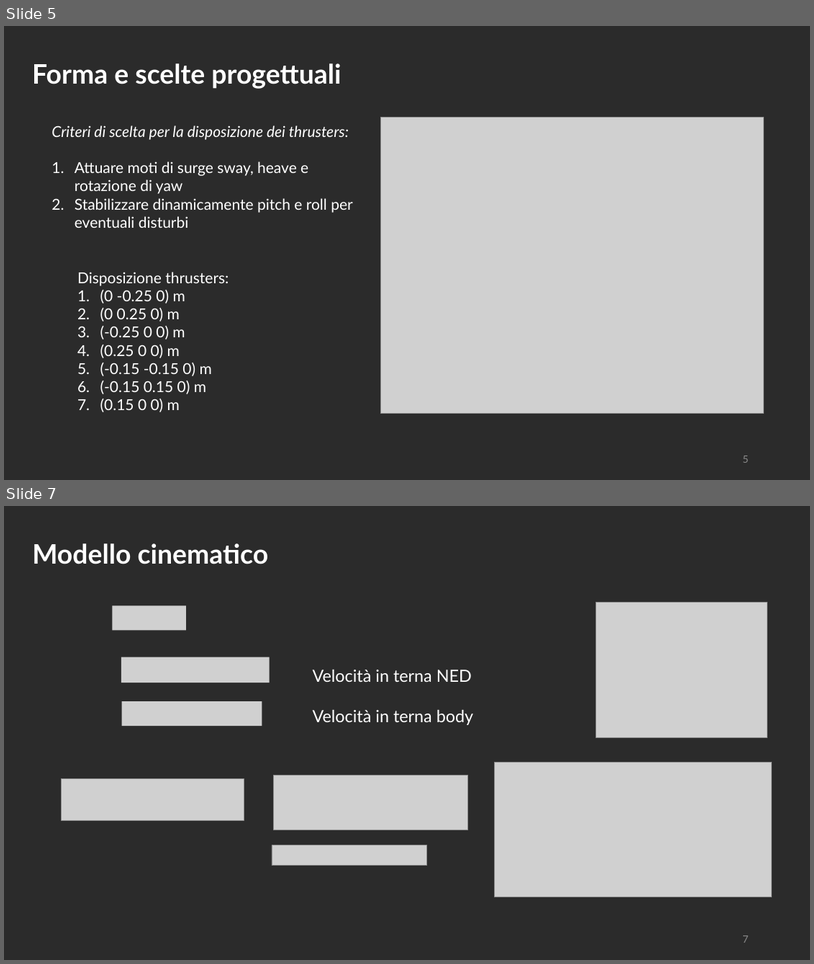
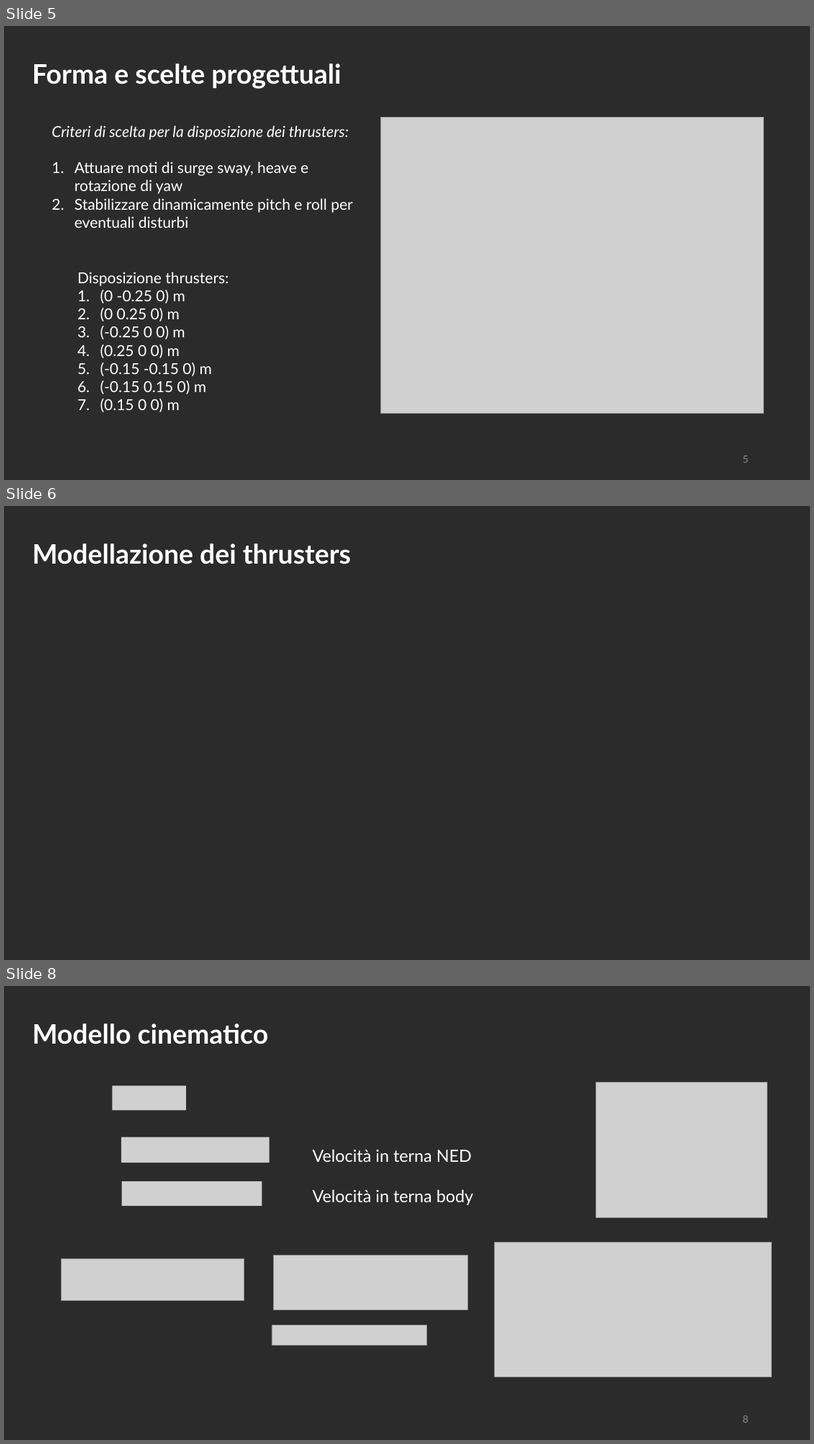
Before and after one commit to polifab/Subacquei_modello, a slide deck: presentazione.pptx. Shown one above the other, each under a label of ours: slides 5 and 7 before the commit, slides 5, 6 and 8 after it; the slides between them are not shown. The pictures are 814x964 and 814x1444 pixels, drawn with LibreOffice and Linux fonts; fonts in the diff are those of the drawing; grey boxes stand for pictures; background and template pictures are left out; a plain dark background stands for a picture behind light text. Boxes give left, top, right and bottom in pixels: in the first picture for what was removed or moved away, otherwise in the second. Text is boxed around its words. In the diff, an @@ line names an element or a change of style, - is before the commit and + after.

```diff
--- a/presentazione.pptx
+++ b/presentazione.pptx
@@ slide 6 added at (x1=4, y1=506, x2=810, y2=960), background picture (left out) @@
@@ text added at (x1=32, y1=543, x2=351, y2=564), 32 pt, text #FFFFFF, bold @@
+Modellazione dei thrusters
@@ what was slide 7 is now slide 8 @@
@@ page number at (x1=743, y1=1415, x2=748, y2=1422): text changed @@
-7
+8
```
Also in this commit, not shown: 5 slides changed, 1 other slide added, 2 other files.
